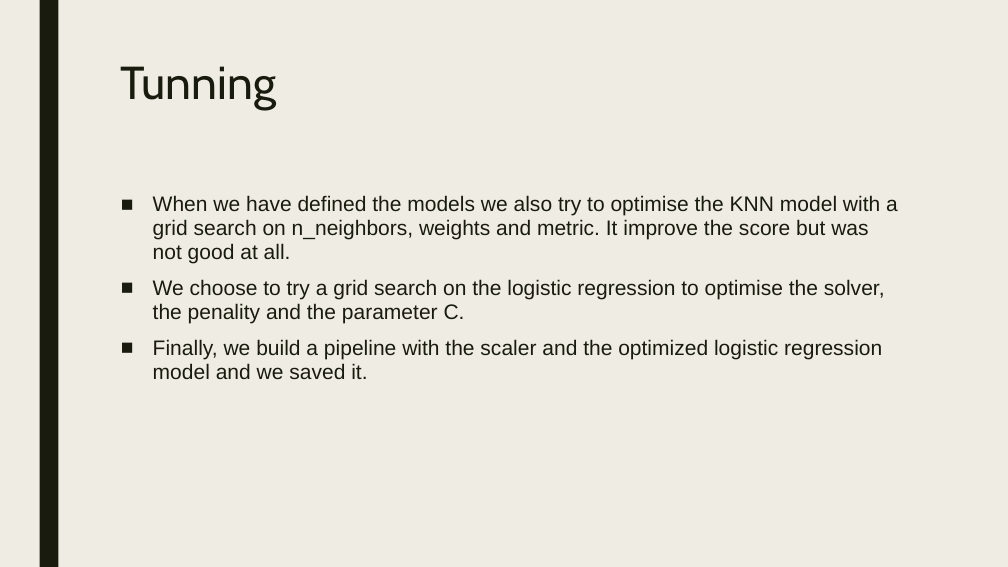
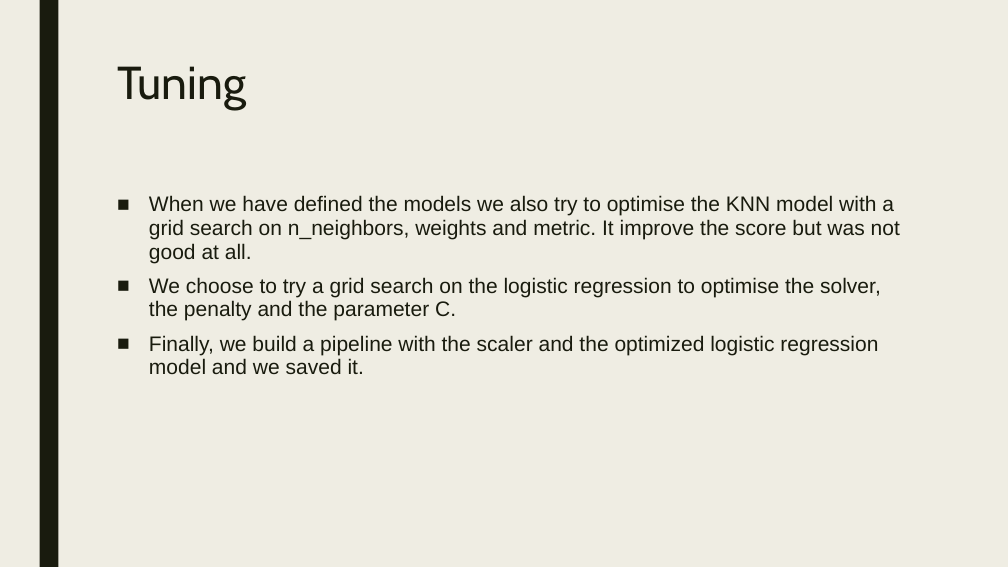
Before and after one commit to VictorGoubet/Dataset-Analysis, a slide deck: slide 8 of Powerpoint.pptx. Drawn at 1008x567 pixels with LibreOffice and Linux fonts; fonts in the diff are those of the drawing. Boxes give left, top, right and bottom in pixels: in the first picture for what was removed or moved away, otherwise in the second. Text is boxed around its words. In the diff, an @@ line names an element or a change of style, - is before the commit and + after.

```diff
--- a/Powerpoint.pptx
+++ b/Powerpoint.pptx
@@ title at bbox=[117, 66, 246, 110]: text changed @@
-Tunning
+Tuning
@@ text at bbox=[149, 195, 900, 374]: less space between paragraphs @@
@@ text at bbox=[149, 277, 881, 321]: text changed @@
-■ We choose to try a grid search on the logistic regression to optimise the solver, the penality and the parameter C.
+■ We choose to try a grid search on the logistic regression to optimise the solver, the penalty and the parameter C.
```
Also in this commit, not shown: 8 other slides changed.
